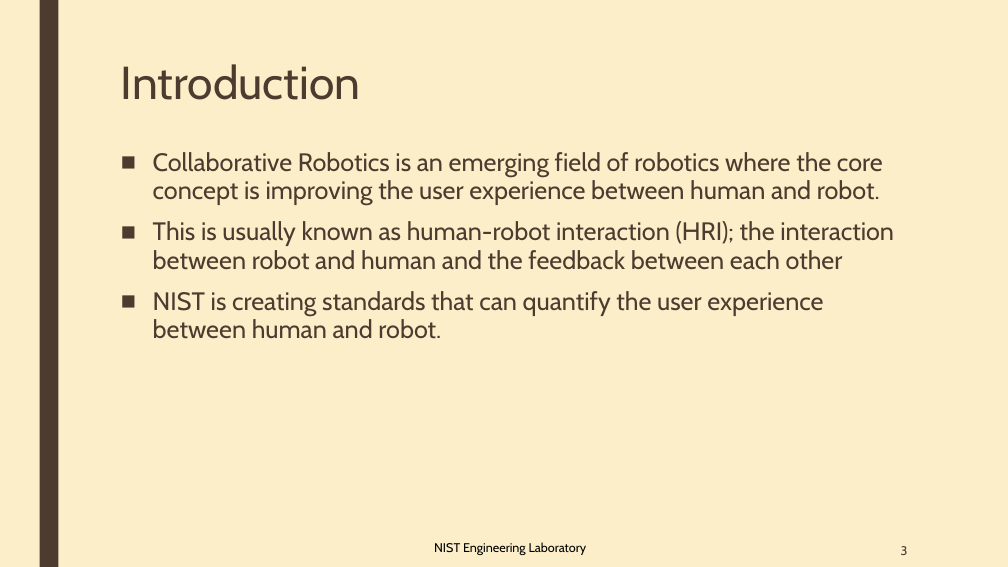
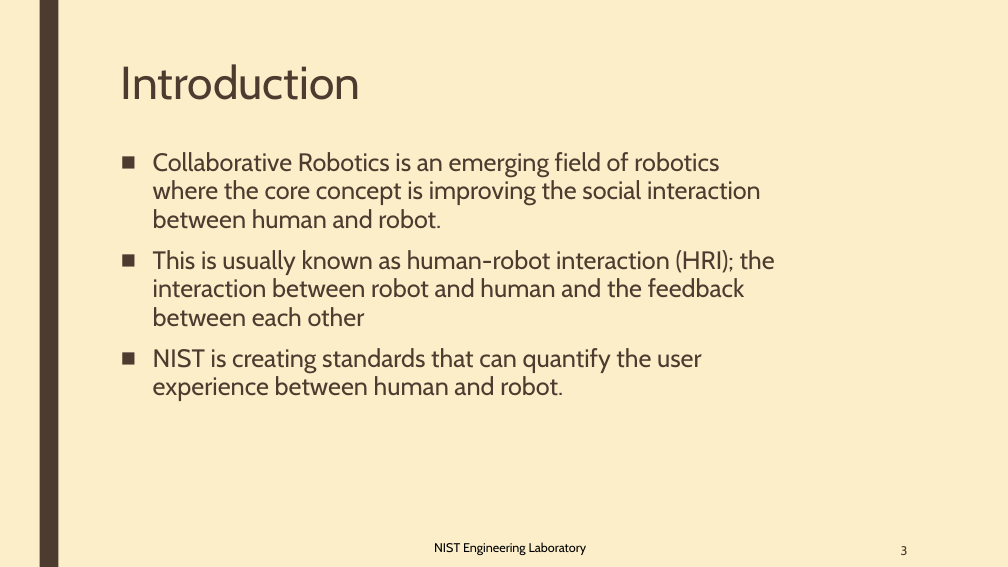
Before and after one commit to OvercodedStack/CRPI-UI-DOCUMENTATION-Summer-of-2019, a slide deck: slide 3 of Collaborative Robotics User interface and HRI Metrics [Autosaved].pptx. Drawn at 1008x567 pixels with LibreOffice and Linux fonts; fonts in the diff are those of the drawing. Boxes give left, top, right and bottom in pixels: in the first picture for what was removed or moved away, otherwise in the second. Text is boxed around its words. In the diff, an @@ line names an element or a change of style, - is before the commit and + after.

Commit message:
Updated wording

```diff
--- a/Collaborative Robotics User interface and HRI Metrics [Autosaved].pptx
+++ b/Collaborative Robotics User interface and HRI Metrics [Autosaved].pptx
@@ text at (x1=153, y1=152, x2=761, y2=229): text changed @@
-■ Collaborative Robotics is an emerging field of robotics where the core concept is improving the user experience between human and robot.
+■ Collaborative Robotics is an emerging field of robotics where the core concept is improving the social interaction between human and robot.
```
Also in this commit, not shown: 7 other slides changed.
